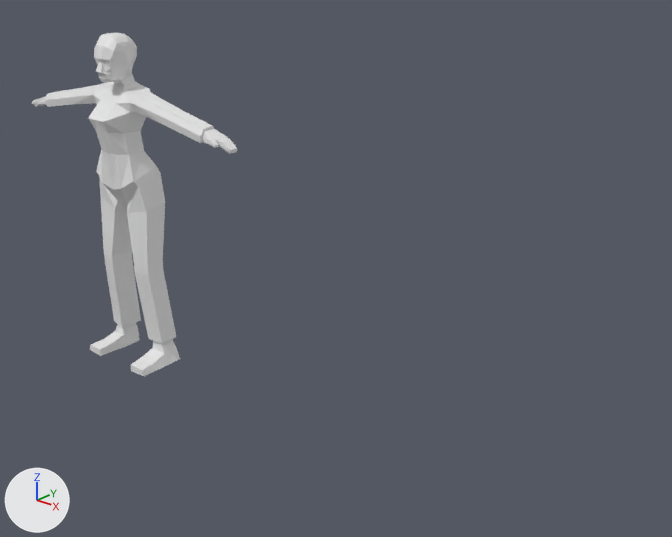
An edit to the Blender file low-poly-characters.blend, drawn before and after from the same camera.
The view is the same before and after, from a 50 mm lens placed at (5.48, -3.97, 3.31), pointed at (1.83, 0.23, 1.13). Arrows for +X, +Y and +Z are at lower left; the lights stay in place. Mesh edges are drawn as thin lines on the coarser meshes.
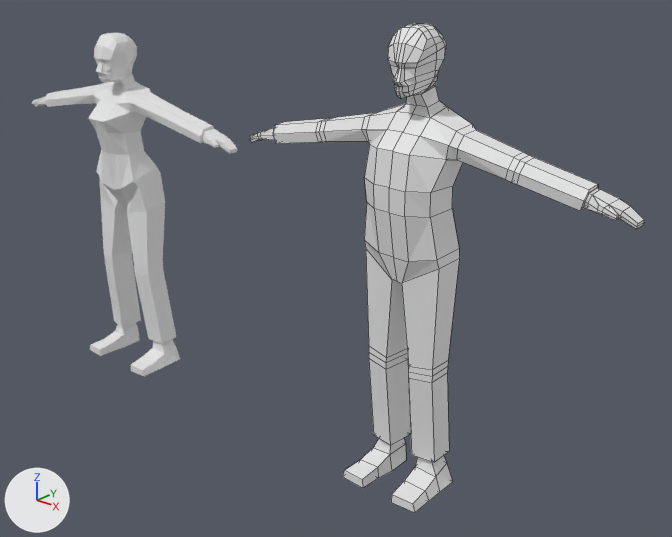
Commit message: Add both characters to one scene

Where the change shows, as pixel boxes [x1, y1, x2, y2] in the pictures (672 x 537 px):
'Cube.001', added
    after: [250, 24, 644, 513]

What the commit changed:
Material 'Material.001' (mat_material_001) is new.
Its base color is (0.8, 0.8, 0.8) (white #e7e7e7).
Mesh me_cube_001 is new.
It has 232 vertices, 214 faces and spans x 0.0..5.86, y -1.18..1.25, z -10.68..4.31.
It uses material mat_material_001 (white #e7e7e7).
Object 'Cube.001' (ob_cube_001) is new; it shows me_cube_001.
Its location is (2.586, -0.053, 1.949).
Its scale is (0.218, 0.181, 0.181).
It gains a MIRROR modifier named 'Mirror'.
Modifier setting: use_clip = True.
